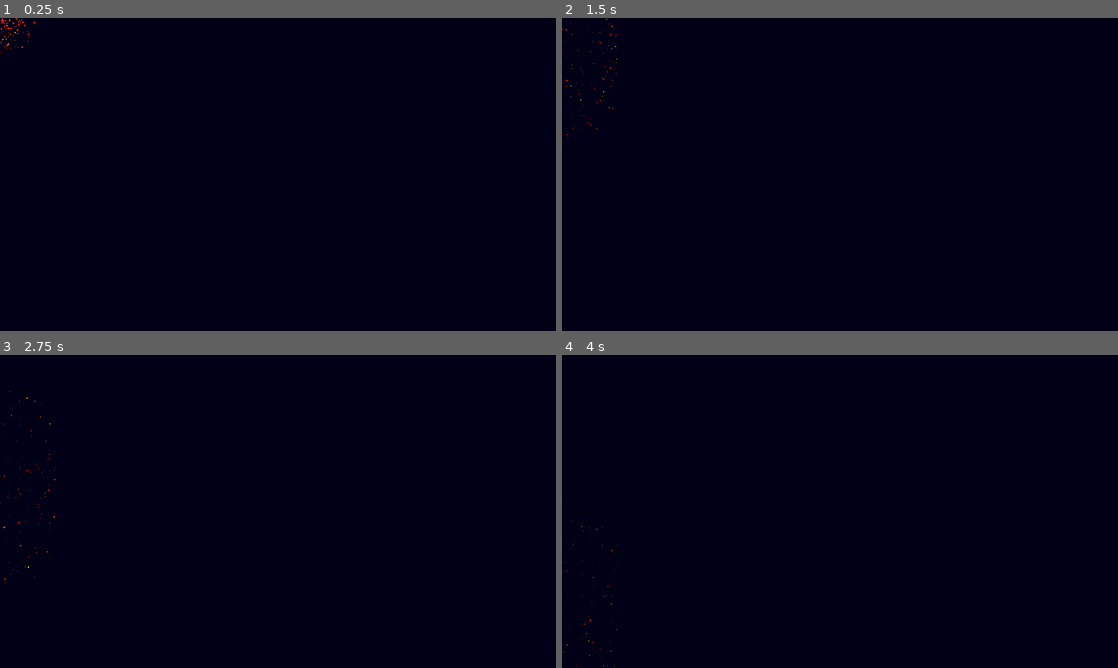
Above: before the commit, frames 1-4 (two rows, left to right).
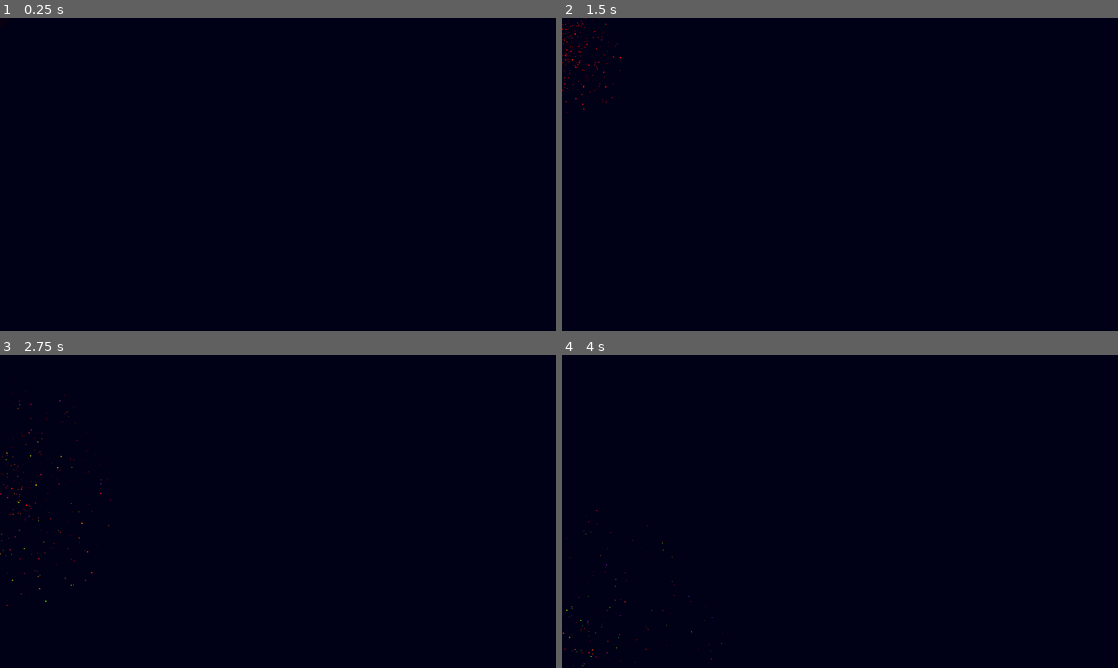
Above: after the commit, the same moments.

Repository: hinek/fireworks2020
Game: Godot game, scene res://fireworks/Glitter.tscn
The game is run twice, just before and just after one commit, with the same random seed, the same clock (stepped at 60 frames per second) and the same inputs. This scene is started directly instead of the project's main scene.
Inputs:
- Up to frame 1 (0.25 s): no input
- Up to frame 2 (1.5 s): no input
- Up to frame 3 (2.75 s): no input
- Up to frame 4 (4 s): no input

The runs differ from the first frame. In frame 1, less than 0.1% of the frame differs, in the area x 0-10%, y 0-22%; in frame 2, 0.2%; in frame 3, 0.2%, in the area x 0-20%, y 8-81%; in frame 4, 0.1%.

Commit message:
Better glitter effect

Diff:
--- a/game/colors/0.tres
+++ b/game/colors/0.tres
@@ -2,4 +2,4 @@
 
 [resource]
 offsets = PoolRealArray( 0, 0.7, 1 )
-colors = PoolColorArray( 1, 0, 0, 1, 1, 0, 0, 1, 1, 1, 1, 0 )
+colors = PoolColorArray( 1, 0, 0, 1, 1, 0, 0, 1, 0, 0, 0, 0 )
--- /dev/null
+++ b/game/colors/glitter_1.tres
@@ -0,0 +1,5 @@
+[gd_resource type="Gradient" format=2]
+
+[resource]
+offsets = PoolRealArray( 0, 0.15, 0.2, 0.25, 0.3, 0.35, 0.4, 0.45, 0.45, 0.55, 0.6, 0.65, 0.7, 0.75, 0.8, 0.85, 0.9, 0.95, 1 )
+colors = PoolColorArray( 0, 0, 0, 0, 0, 1, 0, 1, 0, 0, 0, 0, 0, 1, 0, 1, 0, 0, 0, 0, 0, 1, 0, 1, 0, 0, 0, 0, 0, 1, 0, 1, 0, 0, 0, 0, 0, 1, 0, 1, 0, 0, 0, 0, 0, 1, 0, 1, 0, 0, 0, 0, 0, 1, 0, 1, 0, 0, 0, 0, 0, 1, 0, 1, 0, 0, 0, 0, 0, 1, 0, 1, 0, 0, 0, 0 )
--- /dev/null
+++ b/game/colors/glitter_2.tres
@@ -0,0 +1,5 @@
+[gd_resource type="Gradient" format=2]
+
+[resource]
+offsets = PoolRealArray( 0, 0.15, 0.2, 0.25, 0.3, 0.35, 0.4, 0.45, 0.45, 0.55, 0.6, 0.65, 0.7, 0.75, 0.8, 0.85, 0.9, 0.95, 1 )
+colors = PoolColorArray( 0, 0, 0, 0, 0, 0, 1, 1, 0, 0, 0, 0, 0, 0, 1, 1, 0, 0, 0, 0, 0, 0, 1, 1, 0, 0, 0, 0, 0, 0, 1, 1, 0, 0, 0, 0, 0, 0, 1, 1, 0, 0, 0, 0, 0, 0, 1, 1, 0, 0, 0, 0, 0, 0, 1, 1, 0, 0, 0, 0, 0, 0, 1, 1, 0, 0, 0, 0, 0, 0, 1, 1, 0, 0, 0, 0 )
--- /dev/null
+++ b/game/colors/glitter_3.tres
@@ -0,0 +1,5 @@
+[gd_resource type="Gradient" format=2]
+
+[resource]
+offsets = PoolRealArray( 0, 0.15, 0.2, 0.25, 0.3, 0.35, 0.4, 0.45, 0.45, 0.55, 0.6, 0.65, 0.7, 0.75, 0.8, 0.85, 0.9, 0.95, 1 )
+colors = PoolColorArray( 0, 0, 0, 0, 1, 1, 0, 1, 0, 0, 0, 0, 1, 1, 0, 1, 0, 0, 0, 0, 1, 1, 0, 1, 0, 0, 0, 0, 1, 1, 0, 1, 0, 0, 0, 0, 1, 1, 0, 1, 0, 0, 0, 0, 1, 1, 0, 1, 0, 0, 0, 0, 1, 1, 0, 1, 0, 0, 0, 0, 1, 1, 0, 1, 0, 0, 0, 0, 1, 1, 0, 1, 0, 0, 0, 0 )
--- /dev/null
+++ b/game/colors/glitter_4.tres
@@ -0,0 +1,5 @@
+[gd_resource type="Gradient" format=2]
+
+[resource]
+offsets = PoolRealArray( 0, 0.15, 0.2, 0.25, 0.3, 0.35, 0.4, 0.45, 0.45, 0.55, 0.6, 0.65, 0.7, 0.75, 0.8, 0.85, 0.9, 0.95, 1 )
+colors = PoolColorArray( 0, 0, 0, 0, 1, 0, 1, 1, 0, 0, 0, 0, 1, 0, 1, 1, 0, 0, 0, 0, 1, 0, 1, 1, 0, 0, 0, 0, 1, 0, 1, 1, 0, 0, 0, 0, 1, 0, 1, 1, 0, 0, 0, 0, 1, 0, 1, 1, 0, 0, 0, 0, 1, 0, 1, 1, 0, 0, 0, 0, 1, 0, 1, 1, 0, 0, 0, 0, 1, 0, 1, 1, 0, 0, 0, 0 )
--- /dev/null
+++ b/game/colors/glitter_5.tres
@@ -0,0 +1,5 @@
+[gd_resource type="Gradient" format=2]
+
+[resource]
+offsets = PoolRealArray( 0, 0.15, 0.2, 0.25, 0.3, 0.35, 0.4, 0.45, 0.45, 0.55, 0.6, 0.65, 0.7, 0.75, 0.8, 0.85, 0.9, 0.95, 1 )
+colors = PoolColorArray( 0, 0, 0, 0, 0, 1, 1, 1, 0, 0, 0, 0, 0, 1, 1, 1, 0, 0, 0, 0, 0, 1, 1, 1, 0, 0, 0, 0, 0, 1, 1, 1, 0, 0, 0, 0, 0, 1, 1, 1, 0, 0, 0, 0, 0, 1, 1, 1, 0, 0, 0, 0, 0, 1, 1, 1, 0, 0, 0, 0, 0, 1, 1, 1, 0, 0, 0, 0, 0, 1, 1, 1, 0, 0, 0, 0 )
--- a/game/fireworks/Glitter.gd
+++ b/game/fireworks/Glitter.gd
@@ -1,20 +1,40 @@
 extends Node2D
+
+
+const OVERLAPPING_SHOWERS = 4
 
 
 export var color_set = -1 # -1 == random
 
 
-onready var particles = $ParticlesShower
+var last_particles = null
+
+
+onready var color_number = color_set if (color_set >= 0 && color_set < 6) else randi() % 6
 
 
 func _ready():
 	$ParticlesExplosion.one_shot = true
-	particles.one_shot = true
-	var color_number = 0 #= color_set if (color_set >= 0 && color_set < 6) else randi() % 6
-	particles.color_ramp = load(str("res://colors/glitter_" + str(color_number) + ".tres"))
+	for i in range(1, OVERLAPPING_SHOWERS):
+		var particles = get_node("ParticlesShower0").duplicate()
+		particles.name = "ParticlesShower%d" % i
+		add_child(particles)
 	$AudioStreamPlayer.play()
+	$Timer.start()
 
 
 func _process(delta):
-	if not particles.is_emitting():
+	if last_particles != null && not last_particles.is_emitting():
 		queue_free()
+
+
+var i = 0
+func _on_Timer_timeout():
+	var particles = get_node("ParticlesShower%d" % i)
+	particles.one_shot = true
+	particles.color_ramp = load(str("res://colors/glitter_" + str(color_number) + ".tres"))
+	particles.emitting = true
+	last_particles = particles
+	i += 1
+	if i < OVERLAPPING_SHOWERS:
+		$Timer.start()
--- a/game/fireworks/Glitter.tscn
+++ b/game/fireworks/Glitter.tscn
@@ -10,6 +10,7 @@
 script = ExtResource( 3 )
 
 [node name="ParticlesExplosion" type="CPUParticles2D" parent="."]
+visible = false
 amount = 300
 lifetime = 0.8
 speed_scale = 1.8
@@ -28,20 +29,22 @@
 "_editor_description_": ""
 }
 
-[node name="ParticlesShower" type="CPUParticles2D" parent="."]
-position = Vector2( 0, 50 )
-amount = 400
+[node name="ParticlesShower0" type="CPUParticles2D" parent="."]
+emitting = false
+amount = 200
 lifetime = 4.0
-explosiveness = 0.7
+explosiveness = 0.99
 emission_shape = 1
-emission_sphere_radius = 128.0
-direction = Vector2( 0, 1 )
-spread = 0.0
+emission_sphere_radius = 16.0
+direction = Vector2( 0, 0 )
+spread = 180.0
+initial_velocity = 100.0
+initial_velocity_random = 0.9
 scale_amount = 3.0
 scale_amount_random = 1.0
 color_ramp = ExtResource( 2 )
 hue_variation = 0.15
-hue_variation_random = 0.5
+hue_variation_random = 0.9
 hue_variation_curve = ExtResource( 1 )
 __meta__ = {
 "_editor_description_": ""
@@ -51,3 +54,8 @@
 stream = ExtResource( 5 )
 volume_db = -5.0
 pitch_scale = 1.4
+
+[node name="Timer" type="Timer" parent="."]
+wait_time = 0.1
+one_shot = true
+[connection signal="timeout" from="Timer" to="." method="_on_Timer_timeout"]
